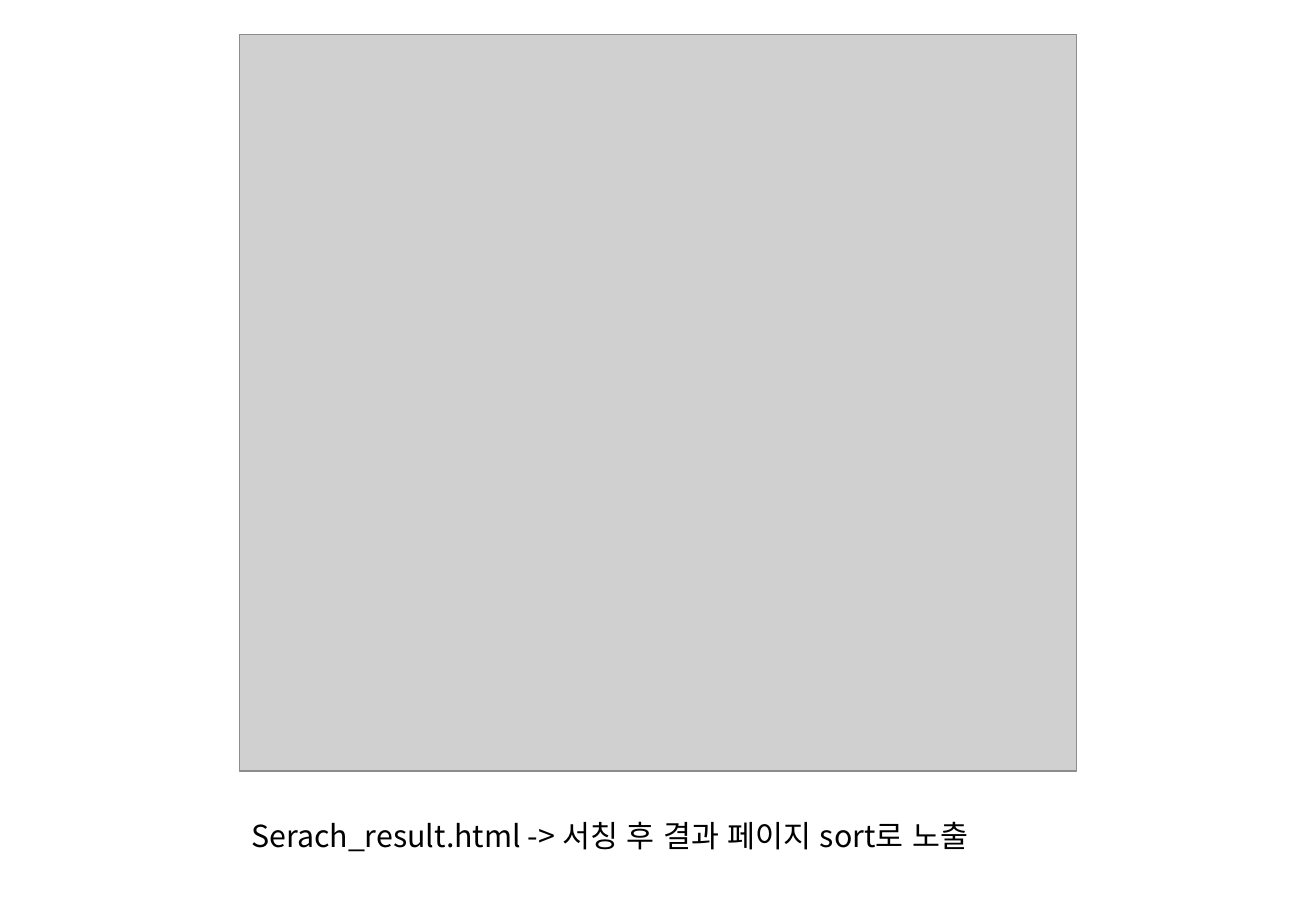
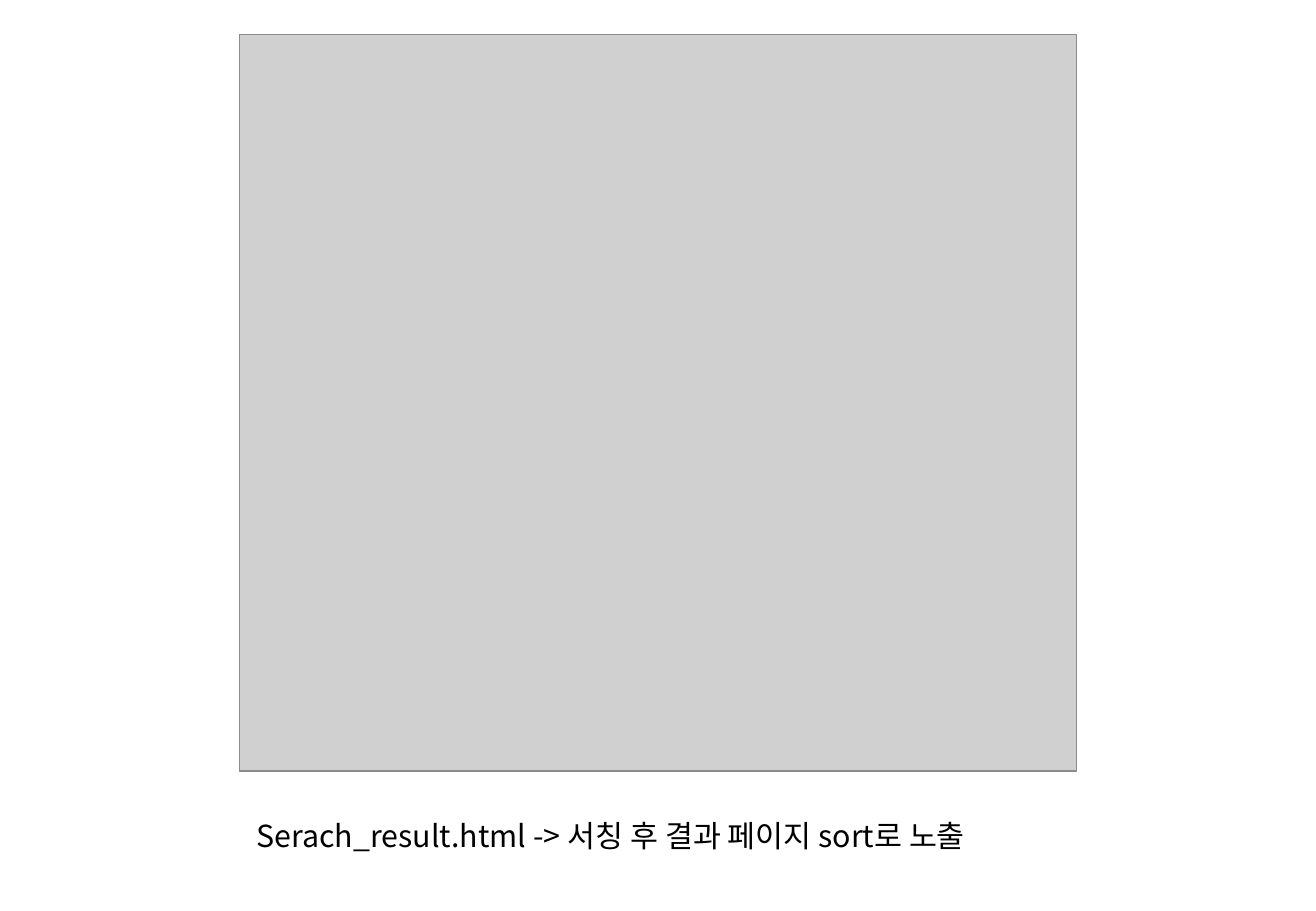
Before and after one commit to soyeonKim9104/sparta-7th, a slide deck: slide 3 of 기획/항공권예약.pptx. Drawn at 1316x911 pixels with LibreOffice and Linux fonts; fonts in the diff are those of the drawing; grey boxes stand for pictures. Boxes give left, top, right and bottom in pixels: in the first picture for what was removed or moved away, otherwise in the second. Text is boxed around its words. In the diff, an @@ line names an element or a change of style, - is before the commit and + after.

```diff
--- a/기획/항공권예약.pptx
+++ b/기획/항공권예약.pptx
@@ text "Serach_result.html -> 서칭 후 결과 ..." rewrapped from [251, 821, 968, 852] to [257, 821, 965, 852] @@
```
Also in this commit, not shown: 2 other slides changed, 2 slides added, 9 other files.
